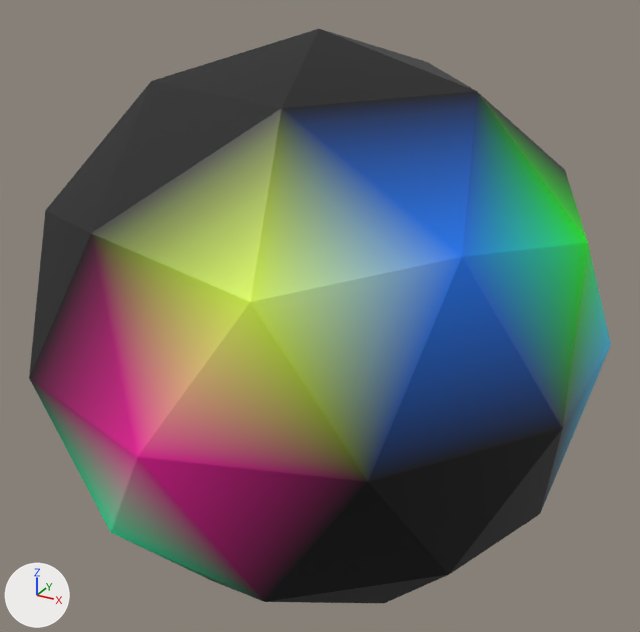
The glTF model assets/gltf/sphere.gltf: old version first, new version second.
One viewpoint serves both versions: a 50 mm camera at (1.395, -2.53, 1.29) aimed at (-0.002, 0.009, 0.021). The lights are fixed; the arrows at lower left show +X, +Y and +Z. Vertices at the same position are counted once.

Before the edit, the objects in view are built like this:
```python
me_icosphere = bpy.data.meshes.new('Icosphere')
me_icosphere.from_pydata(...)  # an icosphere of 80 faces spanning x -0.95..0.95, y -1.0..1.0, z -1.0..1.0
me_icosphere.materials.append(mat_defaultmaterial)
ob_icosphere = bpy.data.objects.new('Icosphere', me_icosphere)
ob_icosphere.location = (0.0, 0.0, 0.0)
```
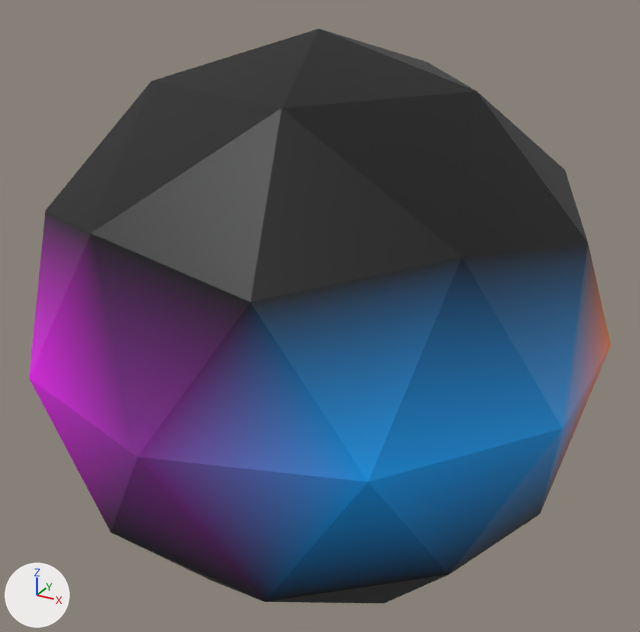
What differs and where, as boxes [x1, y1, x2, y2] in the pictures (640 x 632 px):
part 1 of me_icosphere, recoloured: [29, 91, 611, 602] in both

What the commit changed:
me_icosphere has 42 vertices, 80 faces and spans x -0.95..0.95, y -1.0..1.0, z -1.0..1.0.
me_icosphere is used by ob_icosphere; location (0.0, 0.0, 0.0).
me_icosphere part 1: 57 faces centred in x -0.93..0.93, y -0.89..0.89, z -0.74..0.74 are repainted in the vertex colours, in many colours.
